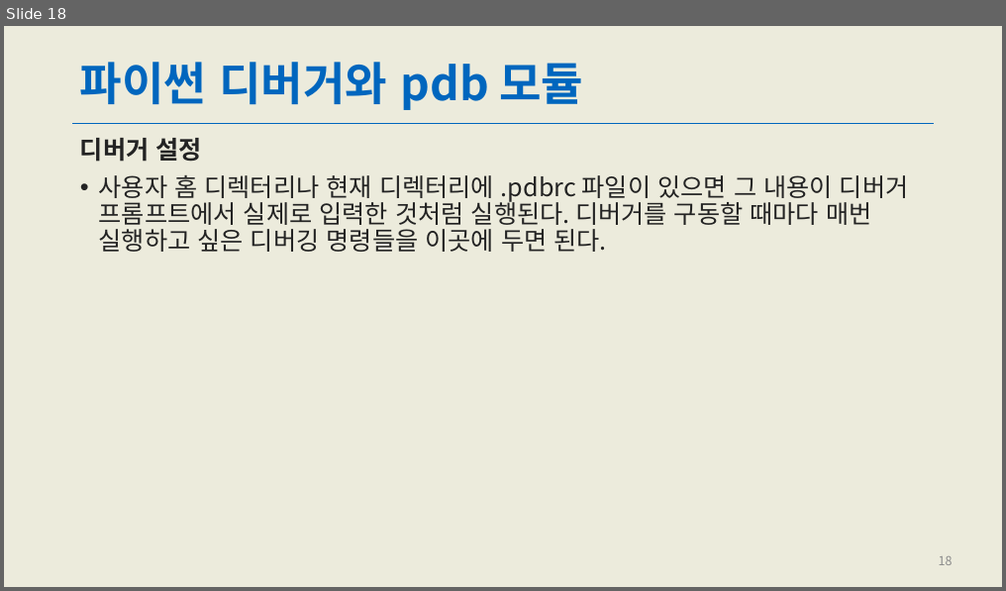
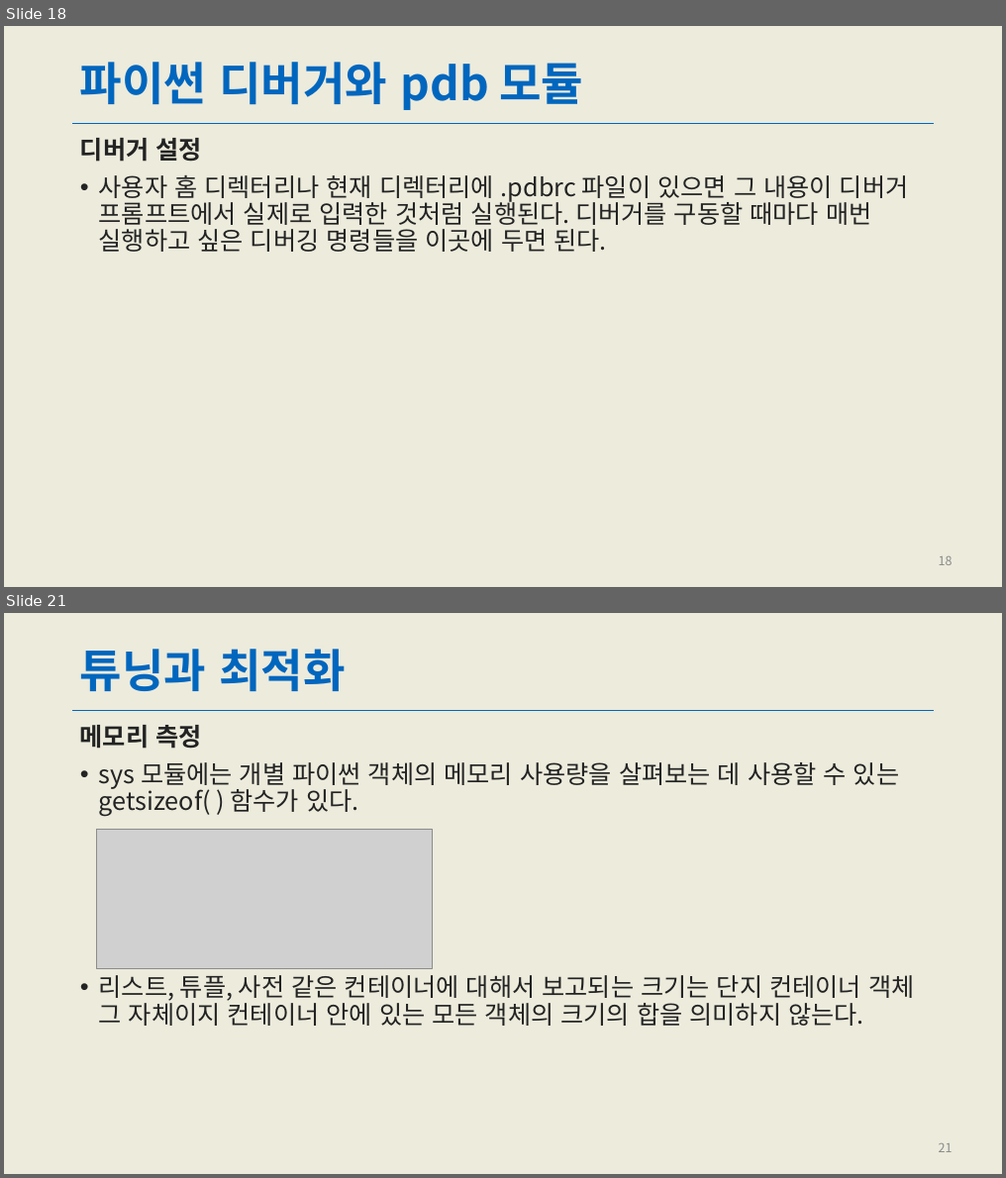
Before and after one commit to kai1945/PythonBasicStudy, a slide deck: PPT/Ch11_테스트,디버깅,프로파일링과 튜닝.pptx. Shown one above the other, each under a label of ours: slide 18 before the commit, slides 18 and 21 after it; the slides between them are not shown. The pictures are 1006x591 and 1006x1178 pixels, drawn with LibreOffice and Linux fonts; fonts in the diff are those of the drawing; grey boxes stand for pictures. Boxes give left, top, right and bottom in pixels: in the first picture for what was removed or moved away, otherwise in the second. Text is boxed around its words. In the diff, an @@ line names an element or a change of style, - is before the commit and + after.

```diff
--- a/PPT/Ch11_테스트,디버깅,프로파일링과 튜닝.pptx
+++ b/PPT/Ch11_테스트,디버깅,프로파일링과 튜닝.pptx
@@ slide 21 added at [4, 613, 1002, 1174], background #ECEBDC; not listed: 1 template element that a slide beside it also shows @@
@@ title added at [80, 649, 345, 691], 44 pt, text #0066BE, bold @@
+튜닝과 최적화
@@ text added at [80, 725, 914, 1026], 24 pt, text #232323 @@
+메모리 측정
+• sys 모듈에는 개별 파이썬 객체의 메모리 사용량을 살펴보는 데 사용할 수 있는 getsizeof( ) 함수가 있다.
+• 리스트, 튜플, 사전 같은 컨테이너에 대해서 보고되는 크기는 단지 컨테이너 객체 그 자체이지 컨테이너 안에 있는 모든 객체의 크기의 합을 의미하지 않는다.
@@ picture added at [96, 829, 433, 969] @@
@@ page number added at [939, 1144, 952, 1153], 12 pt, text #8C8C8C @@
+21
```
Also in this commit, not shown: 2 slides changed, 5 other slides added, 2 slides removed.
